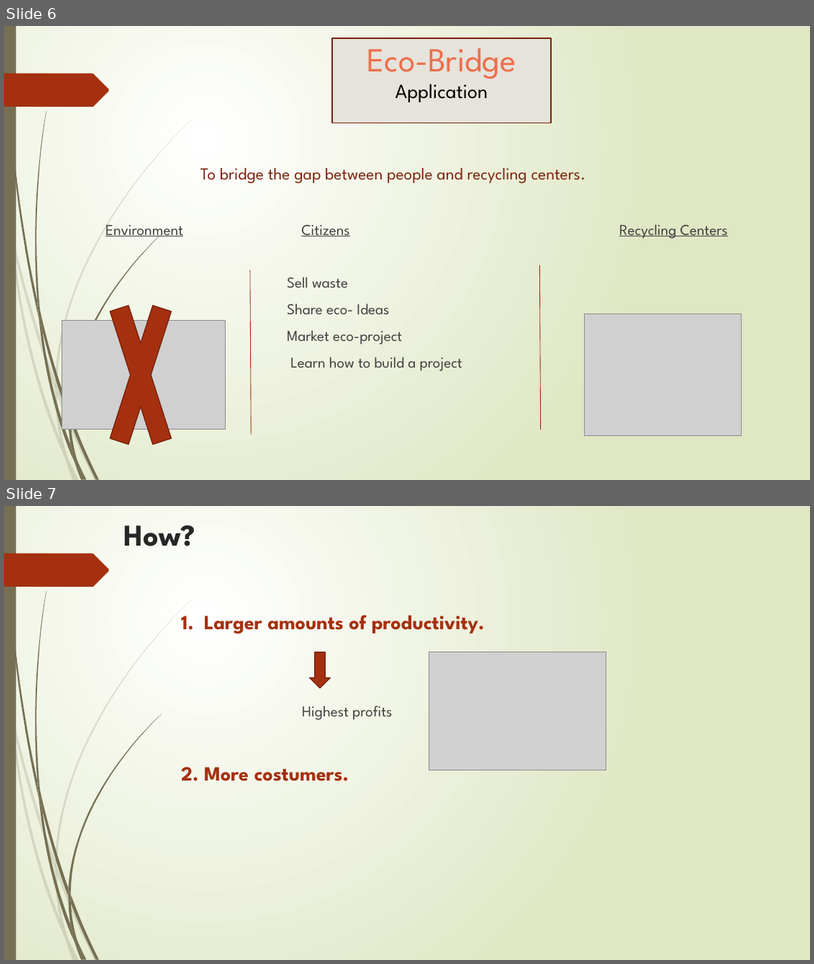
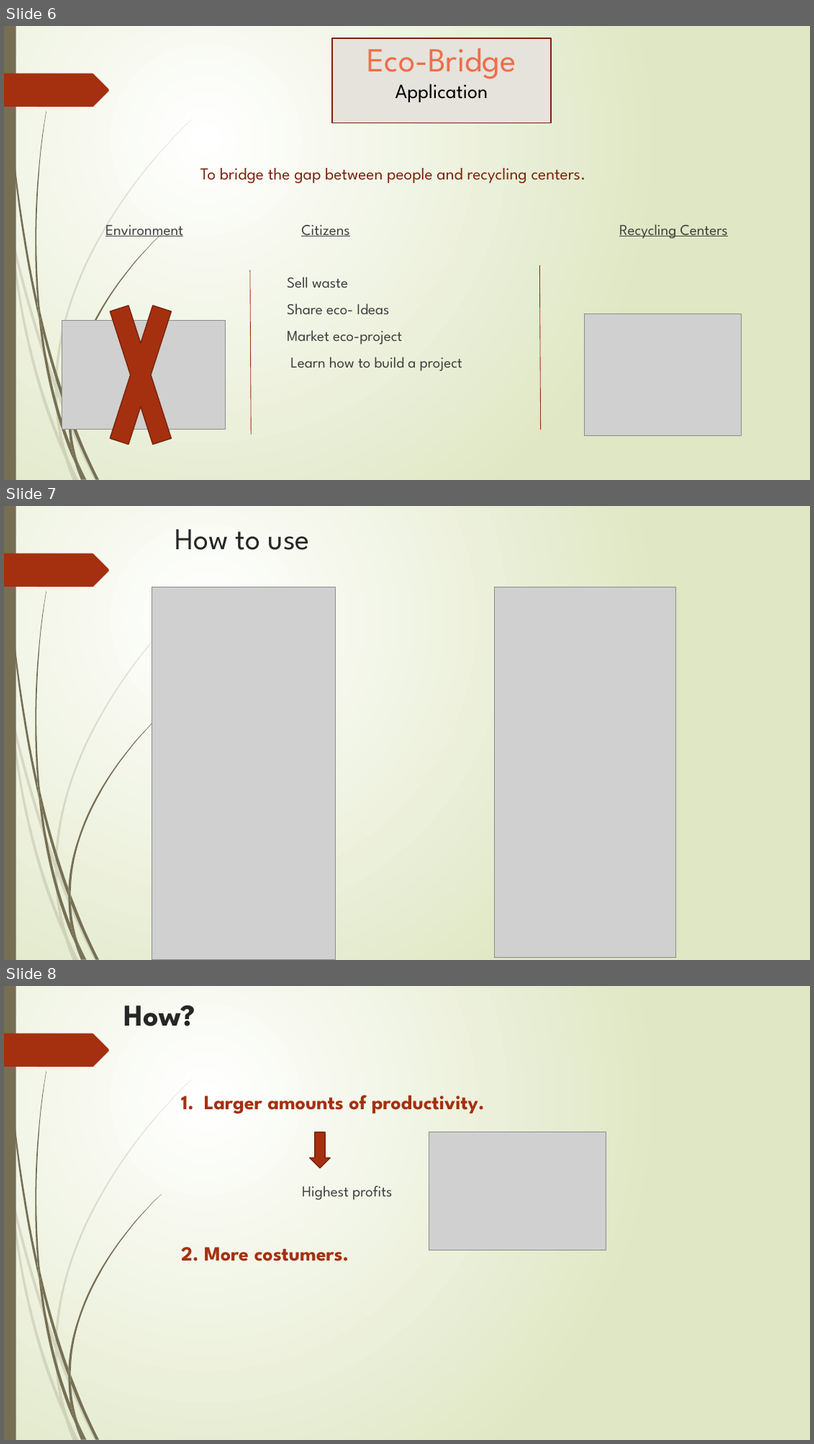
Before and after one commit to IsraaHaseeba/HultPrize, a slide deck: Hult Prize (2).pptx. Shown one above the other, each under a label of ours: slides 6 and 7 before the commit, slides 6, 7 and 8 after it. The pictures are 814x964 and 814x1444 pixels, drawn with LibreOffice and Linux fonts; fonts in the diff are those of the drawing; grey boxes stand for pictures. Boxes give left, top, right and bottom in pixels: in the first picture for what was removed or moved away, otherwise in the second. Text is boxed around its words. In the diff, an @@ line names an element or a change of style, - is before the commit and + after.

```diff
--- a/Hult Prize (2).pptx
+++ b/Hult Prize (2).pptx
@@ slide 7 added at [4,506,810,960], background gradient #FFFFFF to #DFE8C4; not listed: 24 template elements that a slide beside it also shows @@
@@ title added at [175,529,310,550], 36 pt, text #262626 @@
+How to use
@@ picture added at [152,587,335,960] @@
@@ picture added at [494,587,676,958] @@
@@ what was slide 7 is now slide 8 @@
```
Also in this commit, not shown: 1 slide removed.
